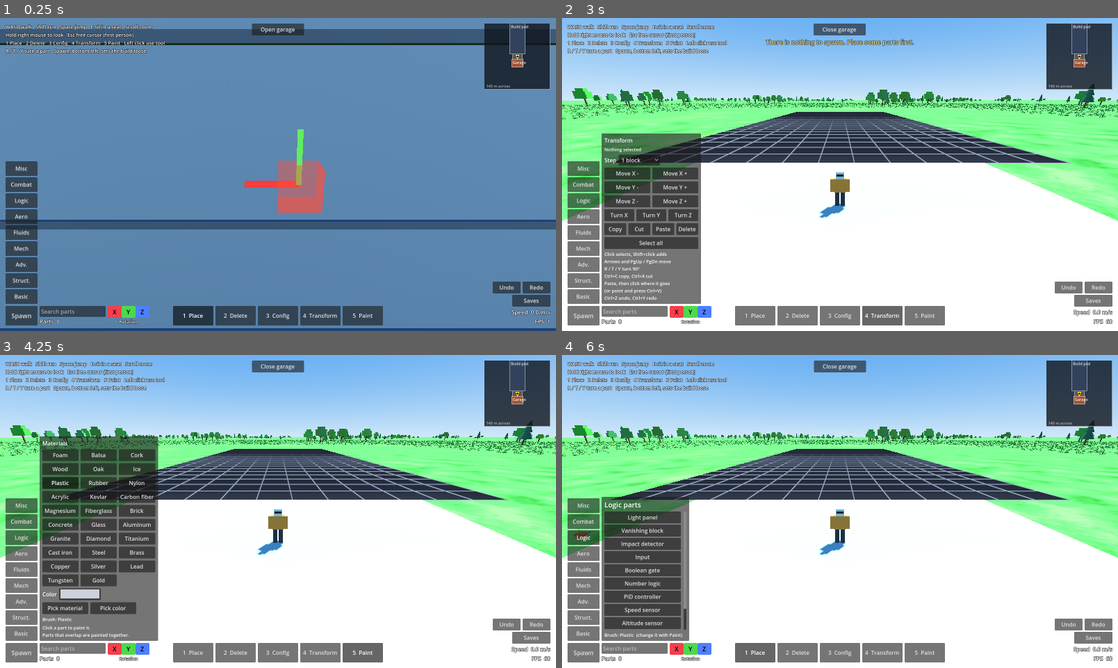
Above: before the commit, frames 1-4 (two rows, left to right).
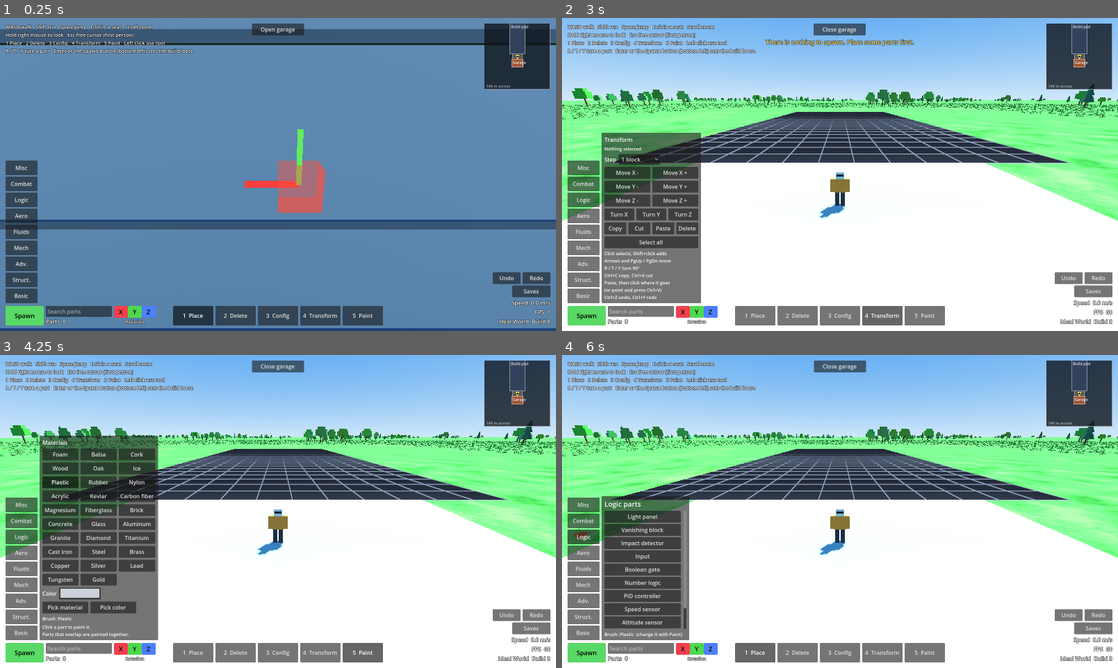
Above: after the commit, the same moments.

Repository: kinglinklink/Ideal-world
Game: Godot game, scene res://scenes/main.tscn
The game is run twice, just before and just after one commit, with the same random seed, the same clock (stepped at 60 frames per second) and the same inputs.
Inputs:
- Up to frame 1 (0.25 s): no input
- Up to frame 2 (3 s): click "Spawn" at 0.5 s; click "Open garage" at 1.25 s; click "1 Place" at 2 s; click "4 Transform" at 2.75 s
- Up to frame 3 (4.25 s): click "5 Paint" at 3.5 s
- Up to frame 4 (6 s): click "Misc" at 4.25 s; click "Combat" at 5 s; click "Logic" at 5.75 s

The runs differ from the first frame. In frame 1, 2.5% of the frame differs, in the area x 1-99%, y 9-99%; in frame 2, 3.9%; in frame 3, 5.3%; in frame 4, 3.6%.

Commit message:
Pin the Spawn button to the corner, add Enter to spawn and a build label
The Spawn button was reported as not visible. It is now bright green and
pinned to the bottom-left corner on its own, instead of sitting under the
tab column. Enter also spawns and returns to building. The bottom-right
corner shows the build number so the running copy can be identified.

Co-Authored-By: Claude Fable 5.2 <noreply@anthropic.com>
Claude-Session: https://claude.ai/code/session_01FW2uxxz5D9zjM2SWGtZ9h4

Diff:
--- a/scripts/build_controller.gd
+++ b/scripts/build_controller.gd
@@ -219,6 +219,9 @@
 
 func _on_key(key: InputEventKey) -> void:
 	var code: int = key.physical_keycode
+	if (code == KEY_ENTER or code == KEY_KP_ENTER) and not key.ctrl_pressed:
+		toggle_spawn()   # Enter does the same as the Spawn button
+		return
 	if spawned:
 		# The build tools are put away. Only sitting down still works.
 		if code == KEY_E and not key.ctrl_pressed:
--- a/scripts/hud.gd
+++ b/scripts/hud.gd
@@ -14,6 +14,9 @@
 
 const SNAP_STOPS := [1.0, 0.5, 0.25, 0.1, 0.05, 0.025, 0.01, 0.005]   # in cells
 const AXIS_NAMES := ["X", "Y", "Z"]
+## Shown in the bottom-right corner, so it is easy to tell which copy of the
+## game is running. Raised with every pushed change.
+const VERSION := "Build 8"
 const MESSAGE_SECONDS := 3.5
 const TURN_KEYS := ["R", "T", "Y"]
 const AXIS_COLORS := [Color(0.95, 0.25, 0.3), Color(0.3, 0.85, 0.3), Color(0.3, 0.5, 1.0)]   # X, Y, Z
@@ -177,7 +180,7 @@
 			"WASD walk   Shift run   Space jump   E sit in a seat   Scroll zoom\n"
 			+ "Hold right mouse to look   Esc free cursor (first person)\n"
 			+ "1 Place   2 Delete   3 Config   4 Transform   5 Paint   Left click use tool\n"
-			+ "R / T / Y turn a part   Spawn, bottom left, sets the build loose", 14))
+			+ "R / T / Y turn a part   Enter or the Spawn button (bottom left) sets the build loose", 14))
 	help.size_flags_horizontal = Control.SIZE_SHRINK_BEGIN
 	help.size_flags_vertical = Control.SIZE_SHRINK_BEGIN
 	root.add_child(help)
@@ -266,8 +269,17 @@
 		if panel != null:
 			stack.add_child(panel)
 
-	left.add_child(_build_bottom_bar())
+	# The bar is pinned to the corner on its own, so that nothing in the
+	# column above it can move or hide it. A spacer keeps the column clear of it.
+	var bar := _build_bottom_bar()
+	bar.size_flags_horizontal = Control.SIZE_SHRINK_BEGIN
+	bar.size_flags_vertical = Control.SIZE_SHRINK_END
+	root.add_child(bar)
 	_build_only.append(_build_bar)
+	var bar_space := Control.new()
+	bar_space.custom_minimum_size = Vector2(0, 58)
+	bar_space.mouse_filter = Control.MOUSE_FILTER_IGNORE
+	left.add_child(bar_space)
 
 	# Readouts, bottom right.
 	var readouts := VBoxContainer.new()
@@ -295,6 +307,7 @@
 	_build_only.append(saves_button)
 	_speed_label = _readout(readouts)
 	_fps_label = _readout(readouts)
+	_readout(readouts).text = "Ideal World  %s" % VERSION
 
 	# Mini map, top right.
 	_minimap = Minimap.new()
@@ -368,9 +381,9 @@
 	var bar := _row()
 	bar.mouse_filter = Control.MOUSE_FILTER_IGNORE
 
-	_spawn_button = _button("Spawn", 92.0)
-	_spawn_button.custom_minimum_size = Vector2(92, 56)
-	_spawn_button.add_theme_font_size_override("font_size", 18)
+	_spawn_button = _button("Spawn", 110.0)
+	_spawn_button.custom_minimum_size = Vector2(110, 56)
+	_tint_button(_spawn_button, Color(0.35, 0.85, 0.4))   # bright green, hard to miss
 	_spawn_button.pressed.connect(_on_spawn_button)
 	bar.add_child(_spawn_button)
 
